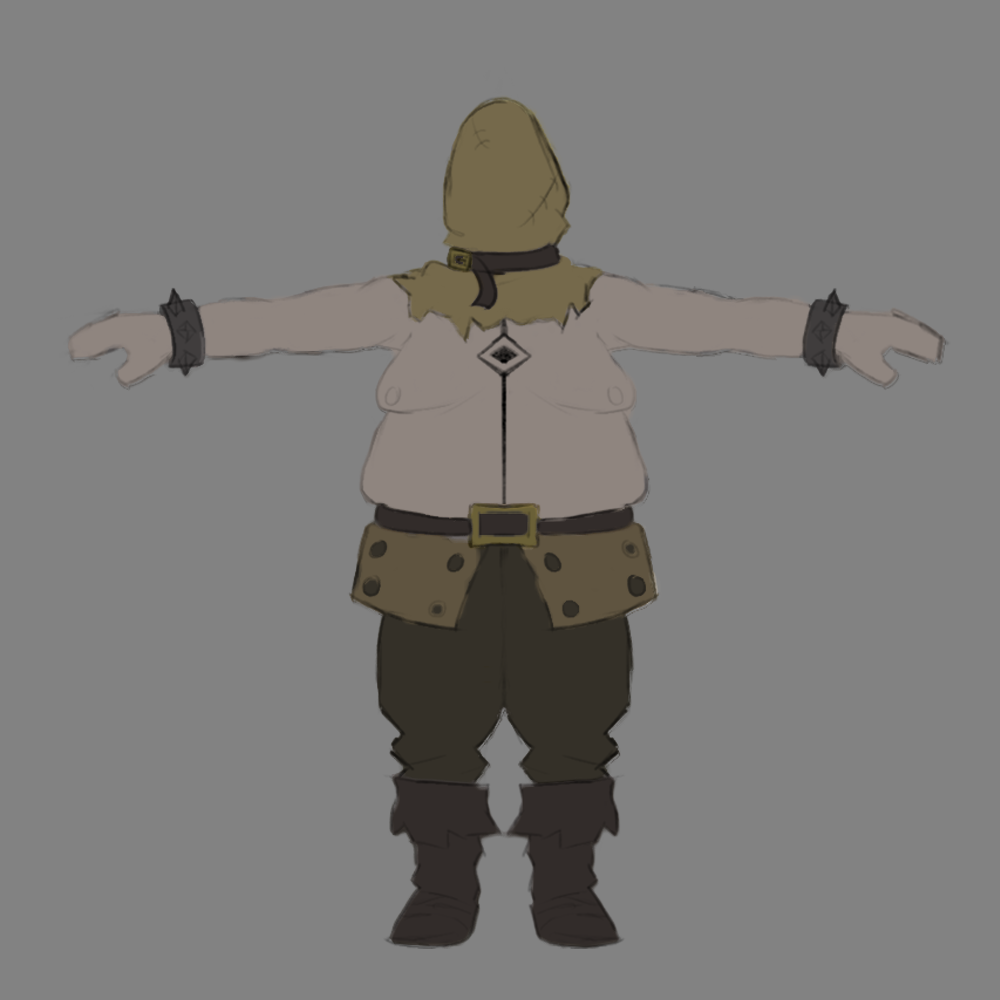
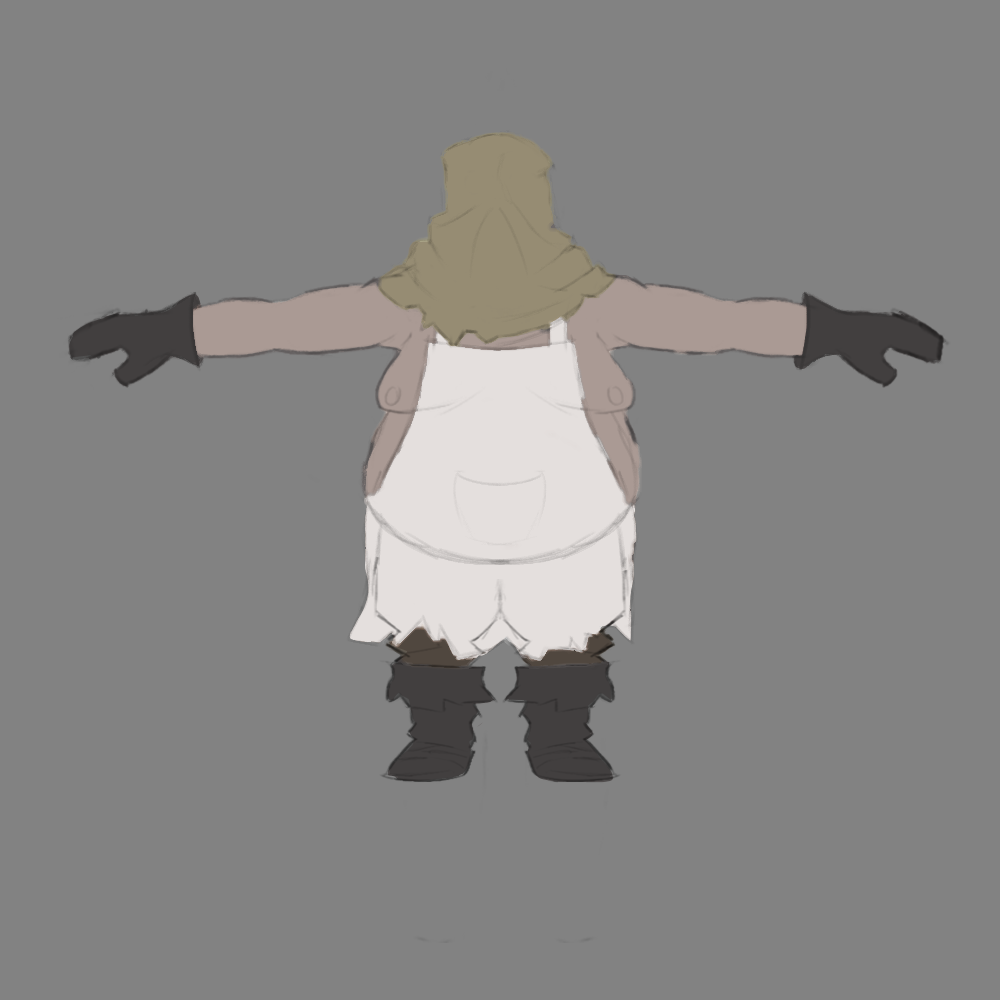
Revision of a layered 1000 × 1000 image; what changed, layer by layer:
hid "Camada 17" over [142, 313, 866, 504]
added layer "Camada 19" in group "Front" over [346, 264, 639, 661]
painted on "Bottom" over [347, 502, 660, 949]
painted on "HAnd" over [136, 288, 861, 378]
added layer "Head\" (1st of 2, in "Executioner" › "Front") in group "Front" over [369, 95, 631, 403]
hid "Head\" (2nd of 2, in "Executioner" › "Front") over [390, 95, 607, 344]
painted on "Body" (1st of 3, in "Executioner" › "Front") over [358, 158, 650, 565]
"Preenchimento de Cor 4" (1st of 7, in "Executioner" › "Colors"): opacity 70% → 100%, blend multiply → overlay, painted on it over [348, 132, 618, 684]
"Preenchimento de Cor 4" (2nd of 7, in "Executioner" › "Colors"): opacity 60% → 100%, blend multiply → overlay, painted on it over [157, 286, 849, 670]
"Preenchimento de Cor 4" (3rd of 7, in "Executioner" › "Colors"): blend soft light → overlay, painted on it over [68, 292, 946, 784]
painted on "Preenchimento de Cor 4" (4th of 7, in "Executioner" › "Colors") over [346, 316, 659, 949]
"Preenchimento de Cor 4" (5th of 7, in "Executioner" › "Colors"): blend normal → overlay, painted on it over [68, 271, 946, 662]
removed layer "Preenchimento de Cor 4" (6th of 9, in "Executioner" › "Colors") (was overlay) from group "Colors" over [384, 95, 605, 344]
removed layer "Preenchimento de Cor 4" (7th of 9, in "Executioner" › "Colors") (was overlay, 96%) from group "Colors" over [69, 241, 946, 949]
painted on "Preenchimento de Cor 4" (6th of 7, in "Executioner" › "Colors") over [68, 98, 946, 946]
